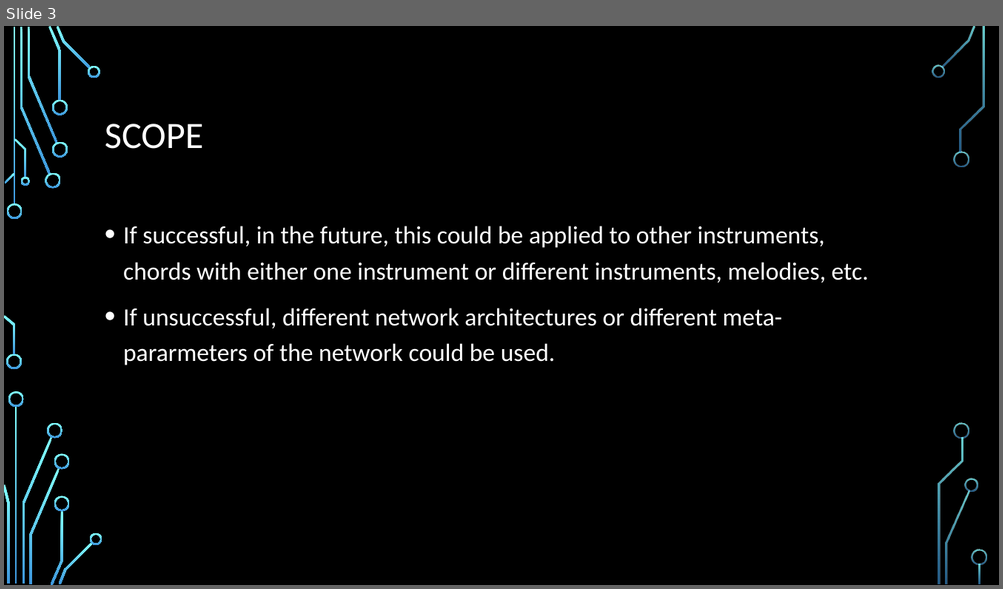
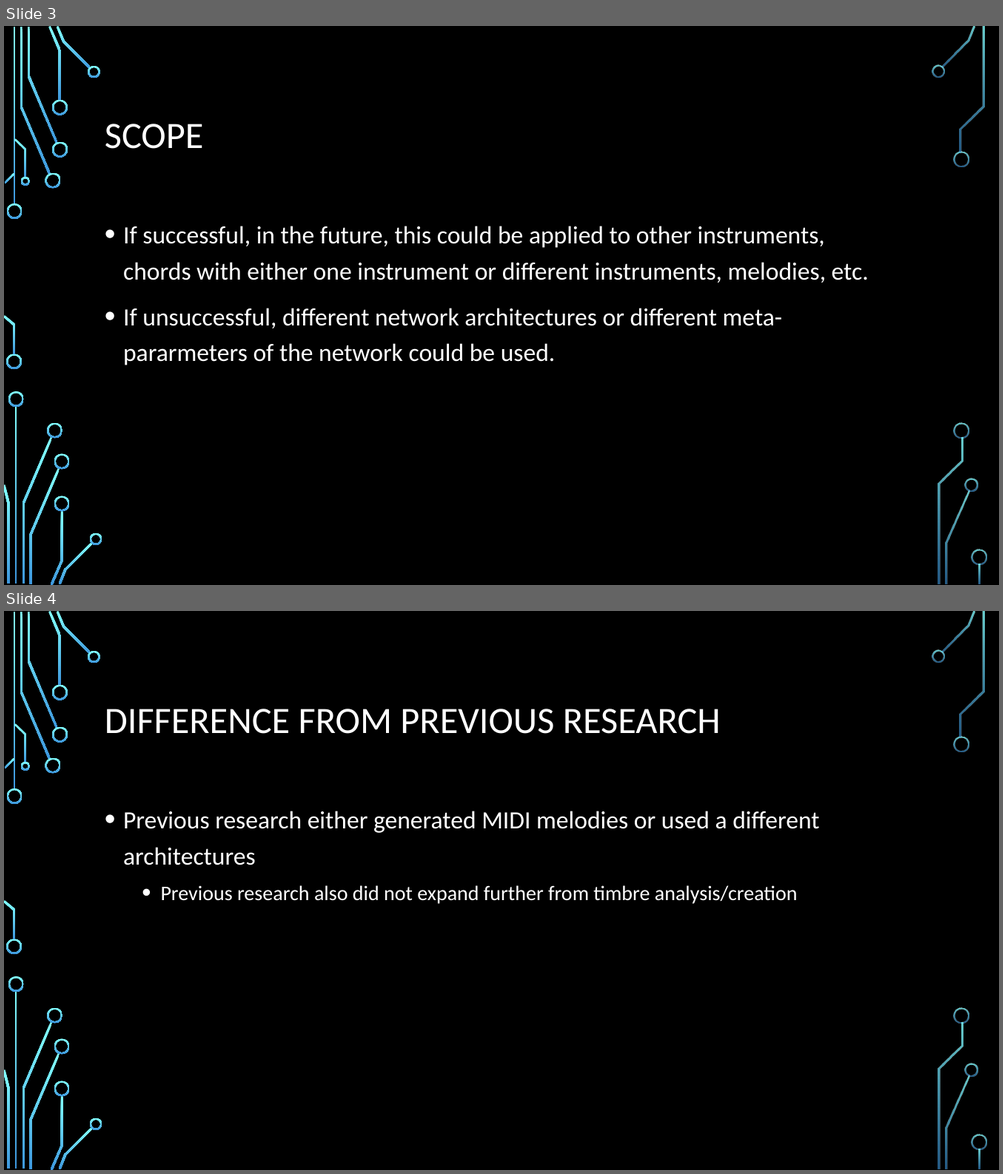
Before and after one commit to tinzh/machine-learning-tone-generation, a slide deck: firstPresentationWithDigitalFlowchart.pptx. Shown one above the other, each under a label of ours: slide 3 before the commit, slides 3 and 4 after it. The pictures are 1003x589 and 1003x1174 pixels, drawn with LibreOffice and Linux fonts; fonts in the diff are those of the drawing; background and template pictures are left out. Boxes give left, top, right and bottom in pixels: in the first picture for what was removed or moved away, otherwise in the second. Text is boxed around its words. In the diff, an @@ line names an element or a change of style, - is before the commit and + after.

```diff
--- a/firstPresentationWithDigitalFlowchart.pptx
+++ b/firstPresentationWithDigitalFlowchart.pptx
@@ slide 4 added at [4,611,999,1170], background picture (left out); not listed: 36 template elements that a slide beside it also shows @@
@@ title added at [105,709,720,734], 36 pt, text #FFFFFF @@
+DIFFERENCE FROM PREVIOUS RESEARCH
@@ text added at [123,811,819,904], 24 pt, text #FFFFFF @@
+• Previous research either generated MIDI melodies or used a different architectures
+  • Previous research also did not expand further from timbre analysis/creation
```
Also in this commit, not shown: 1 slide changed, 3 other slides added.
